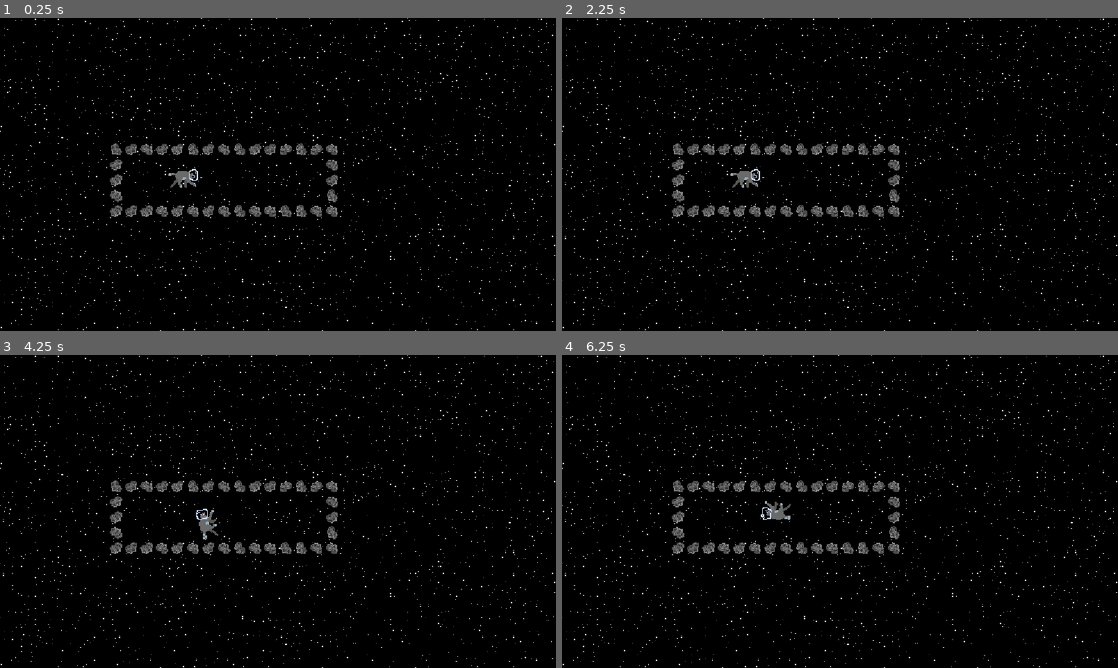
Above: before the commit, frames 1-4 (two rows, left to right).
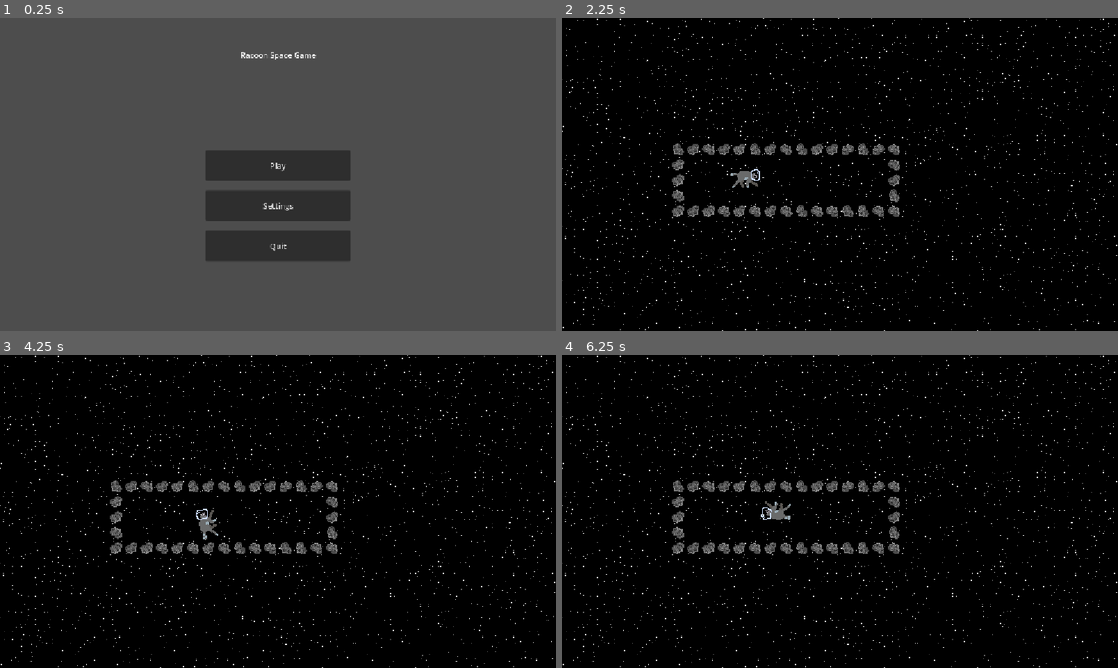
Above: after the commit, the same moments.

Repository: rsburke4/gmtk2026
Game: Godot game, scene res://scenes/title_screen.tscn
The game is run twice, just before and just after one commit, with the same random seed, the same clock (stepped at 60 frames per second) and the same inputs. Before the commit the project starts from res://scenes/Level1.tscn.
Inputs (mouse positions are in pixels of both pictures, inside the frame that each line leads up to):
- Up to frame 1 (0.25 s): no input
- Up to frame 2 (2.25 s): click (840, 205) at 0.5 s, where only the run after the commit has a clickable "Settings"; click (840, 212) at 1.25 s, where only the run after the commit has a clickable "Back"; click (840, 165) at 2 s, where only the run after the commit has a clickable "Play"
- Up to frame 3 (4.25 s): tap Enter at 2.75 s; hold Right (move_right) 2.78-3.53 s; hold Down (move_down) from 3.53 s (still down)
- Up to frame 4 (6.25 s): release Down (move_down) at 4.28 s; hold Right (move_right) 4.28-5.03 s; hold W (move_up) 5.03-5.78 s; hold A (move_left) from 5.78 s (still down)

The runs differ from the first frame. In frame 1, 99% of the frame differs, in the area x 0-100%, y 0-100%; in frame 2, less than 0.1%; in frame 3, less than 0.1%; in frame 4, less than 0.1%.

Commit message:
Settings screen functional

Diff:
--- a/project.godot
+++ b/project.godot
@@ -11,9 +11,13 @@
 [application]
 
 config/name="gmtk2026/"
-run/main_scene="uid://dj4uuop044ioa"
+run/main_scene="uid://dv21hgsr28wty"
 config/features=PackedStringArray("4.7", "Forward Plus")
 config/icon="res://icon.svg"
+
+[autoload]
+
+Globals="*uid://cgm7gm1kjjdy6"
 
 [display]
 
--- a/scenes/title_screen.tscn
+++ b/scenes/title_screen.tscn
@@ -1,6 +1,7 @@
 [gd_scene format=3 uid="uid://dv21hgsr28wty"]
 
 [ext_resource type="Script" uid="uid://bcax1sgr1exje" path="res://scripts/titleScreen/titleScreen.gd" id="1_fgkus"]
+[ext_resource type="Script" uid="uid://cu0qkdn6ubis5" path="res://scripts/titleScreen/settingsScreen.gd" id="1_sa3yf"]
 
 [node name="Control" type="Control" unique_id=735362885]
 layout_mode = 3
@@ -10,20 +11,23 @@
 grow_horizontal = 2
 grow_vertical = 2
 
-[node name="Settings" type="Control" parent="." unique_id=204402202]
-visible = false
+[node name="Settings" type="Control" parent="." unique_id=204402202 node_paths=PackedStringArray("controlNode")]
 layout_mode = 1
 anchors_preset = 15
 anchor_right = 1.0
 anchor_bottom = 1.0
 grow_horizontal = 2
 grow_vertical = 2
+script = ExtResource("1_sa3yf")
+controlNode = NodePath("../Title")
 
 [node name="VBoxContainer" type="VBoxContainer" parent="Settings" unique_id=2008234221]
 layout_mode = 1
-anchors_preset = 15
-anchor_right = 1.0
-anchor_bottom = 1.0
+anchors_preset = -1
+anchor_left = 0.3
+anchor_top = 0.4
+anchor_right = 0.7
+anchor_bottom = 0.8
 grow_horizontal = 2
 grow_vertical = 2
 
@@ -37,6 +41,9 @@
 
 [node name="MusicSlider" type="HSlider" parent="Settings/VBoxContainer" unique_id=559901052]
 layout_mode = 2
+max_value = 1.0
+step = 0.01
+exp_edit = true
 
 [node name="SFXLabel" type="Label" parent="Settings/VBoxContainer" unique_id=53768361]
 layout_mode = 2
@@ -44,6 +51,9 @@
 
 [node name="SFXSlider" type="HSlider" parent="Settings/VBoxContainer" unique_id=1260616376]
 layout_mode = 2
+max_value = 1.0
+step = 0.01
+exp_edit = true
 
 [node name="BackButton" type="Button" parent="Settings/VBoxContainer" unique_id=1697223576]
 layout_mode = 2
@@ -105,6 +115,12 @@
 text = "Quit
 "
 
+[connection signal="toggled" from="Settings/VBoxContainer/CheckBox" to="Settings" method="_on_check_box_toggled"]
+[connection signal="drag_ended" from="Settings/VBoxContainer/MusicSlider" to="Settings" method="_on_music_slider_drag_ended"]
+[connection signal="value_changed" from="Settings/VBoxContainer/MusicSlider" to="Settings" method="_on_music_slider_value_changed"]
+[connection signal="drag_ended" from="Settings/VBoxContainer/SFXSlider" to="Settings" method="_on_sfx_slider_drag_ended"]
+[connection signal="value_changed" from="Settings/VBoxContainer/SFXSlider" to="Settings" method="_on_sfx_slider_value_changed"]
+[connection signal="button_up" from="Settings/VBoxContainer/BackButton" to="Settings" method="_on_back_button_button_up"]
 [connection signal="button_up" from="Title/VBoxContainer/StartButton" to="Title" method="_on_start_button_button_up"]
 [connection signal="button_up" from="Title/VBoxContainer/SettingsButton" to="Title" method="_on_settings_button_button_up"]
 [connection signal="button_up" from="Title/VBoxContainer/QuitButton" to="Title" method="_on_quit_button_button_up"]
--- /dev/null
+++ b/scripts/globals.gd
@@ -0,0 +1,4 @@
+extends Node
+
+var musicVolume: float = 1.0
+var sfxVolume: float = 1.0
--- /dev/null
+++ b/scripts/titleScreen/settingsScreen.gd
@@ -0,0 +1,30 @@
+extends Control
+
+@export var controlNode: Control
+
+# Called when the node enters the scene tree for the first time.
+func _ready() -> void:
+	pass # Replace with function body.
+
+
+# Called every frame. 'delta' is the elapsed time since the previous frame.
+func _process(delta: float) -> void:
+	pass
+
+func _on_back_button_button_up() -> void:
+	visible = false
+	process_mode = Node.PROCESS_MODE_DISABLED
+	controlNode.process_mode = Node.PROCESS_MODE_ALWAYS
+	controlNode.visible = true
+
+func _on_check_box_toggled(toggled_on: bool) -> void:
+	if(toggled_on):
+		DisplayServer.window_set_mode(DisplayServer.WINDOW_MODE_EXCLUSIVE_FULLSCREEN)
+	if(not toggled_on):
+		DisplayServer.window_set_mode(DisplayServer.WINDOW_MODE_WINDOWED)
+
+func _on_music_slider_value_changed(value: float) -> void:
+	Globals.musicVolume = value
+
+func _on_sfx_slider_value_changed(value: float) -> void:
+	Globals.sfxVolume = value
--- a/scripts/titleScreen/titleScreen.gd
+++ b/scripts/titleScreen/titleScreen.gd
@@ -28,3 +28,4 @@
 	visible = false
 	process_mode = Node.PROCESS_MODE_DISABLED
 	settingsScreen.process_mode = Node.PROCESS_MODE_ALWAYS
+	settingsScreen.visible = true
Not shown, added: scripts/globals.gd.uid
Not shown, added: scripts/titleScreen/settingsScreen.gd.uid
